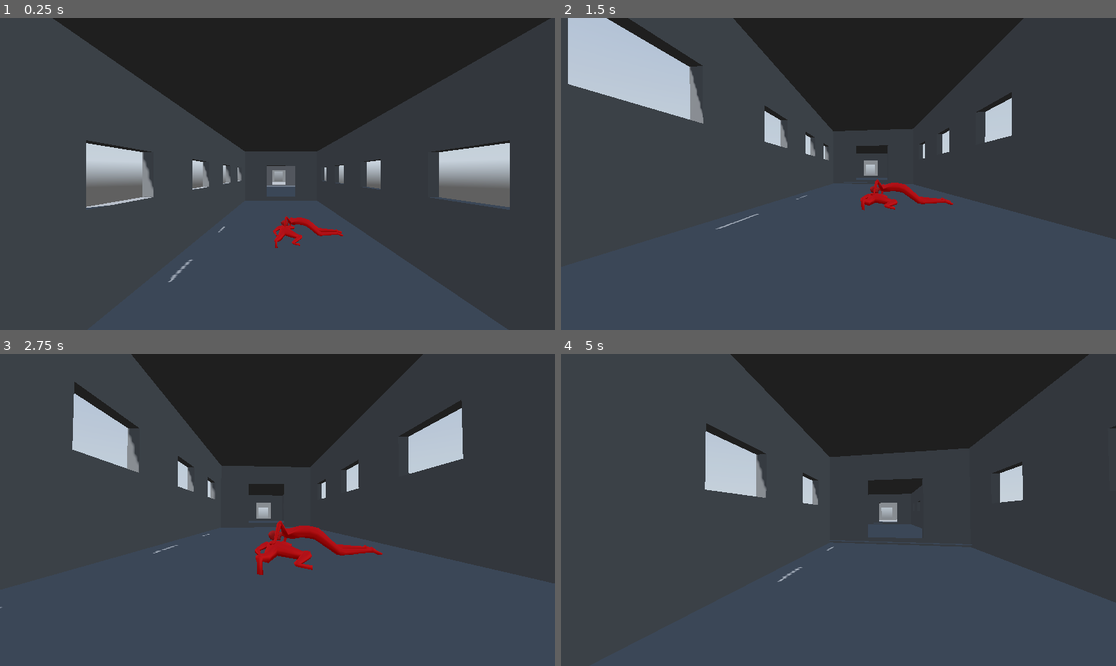
Above: before the commit, frames 1-4 (two rows, left to right).
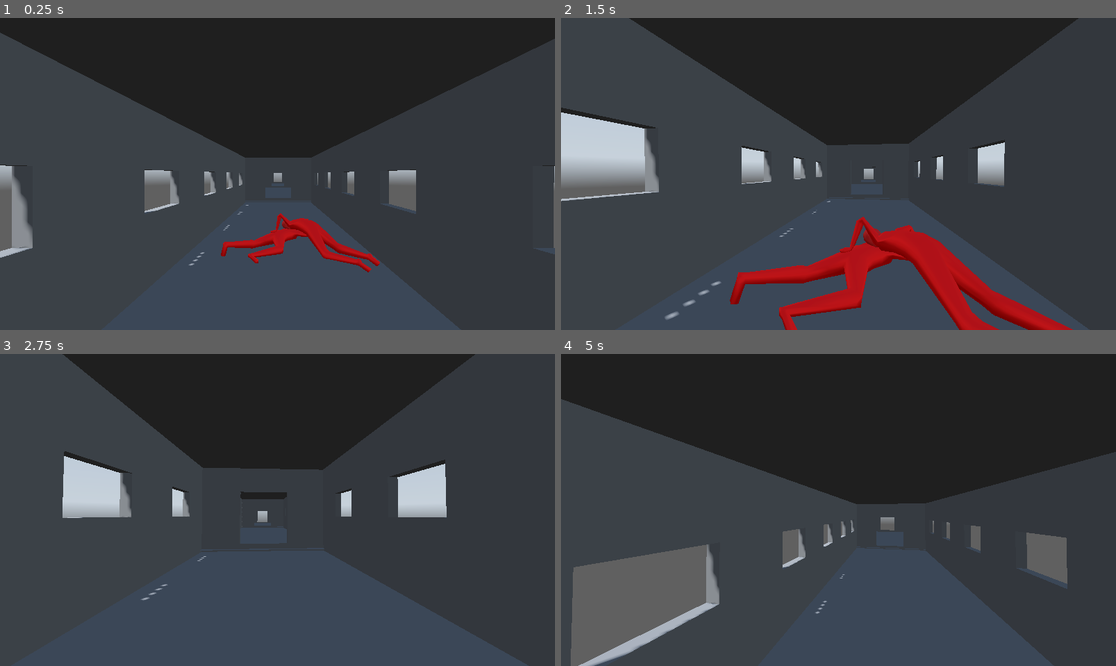
Above: after the commit, the same moments.

Repository: albinhasanaj/tjarra-angar
Game: Godot game, scene res://scenes/train_scene.tscn
Same seed, same stepped clock (60 frames per second), same inputs: the game is played once before the commit and once after it. A sky picture missing from this copy of the repository is replaced by a grey-blue gradient.
Inputs (mouse positions are in pixels of both pictures, inside the frame that each line leads up to):
- Up to frame 1 (0.25 s): no input
- Up to frame 2 (1.5 s): tap Enter (ui_accept) at 0.5, 0.77 s; move the mouse to (866, 174) at 0.52 s; hold Ctrl (crouch) 0.53-1.28 s; hold W (forward) from 0.53 s (still down); move the mouse to (810, 174) at 1.27 s; tap Shift (sprinting) at 1.35 s
- Up to frame 3 (2.75 s): keep holding W (forward); tap Enter (ui_accept) at 1.52 s; move the mouse to (288, 503) at 2.02 s; hold Ctrl (crouch) from 2.03 s (still down)
- Up to frame 4 (5 s): keep holding W (forward); move the mouse to (832, 516) at 2.77 s; release Ctrl (crouch) at 2.78 s; tap Shift (sprinting) at 2.85, 4.35 s; tap Enter (ui_accept) at 3.02, 3.77, 4.52 s; move the mouse to (877, 513) at 3.52 s; hold Ctrl (crouch) 3.53-4.28 s; move the mouse to (794, 506) at 4.27 s

The runs differ from the first frame. In frame 1, 17% of the frame differs, in the area x 0-100%, y 0-100%; in frame 2, 35%; in frame 3, 22%; in frame 4, 38%.

Commit message:
rescale train

Diff:
--- a/scenes/train_scene.tscn
+++ b/scenes/train_scene.tscn
@@ -18,20 +18,20 @@
 glow_enabled = true
 
 [sub_resource type="BoxShape3D" id="BoxShape3D_8npaa"]
-size = Vector3(14.1784, 9.63702, 8.09412)
+size = Vector3(14.1784, 9.63702, 7)
 
 [node name="TrainScene" type="Node3D"]
 
 [node name="Train" type="Node3D" parent="."]
 
 [node name="Coach" parent="Train" instance=ExtResource("1_5vigg")]
-transform = Transform3D(1, 0, 0, 0, 1, 0, 0, 0, 1, -0.0169559, 2.17172, 105)
+transform = Transform3D(0.4, 0, 0, 0, 0.4, 0, 0, 0, 0.4, -0.0169559, 2.17172, 105)
 
 [node name="Coach2" parent="Train" instance=ExtResource("1_5vigg")]
-transform = Transform3D(1, 0, 0, 0, 1, 0, 0, 0, 1, -0.0169559, 2.17172, 150.139)
+transform = Transform3D(0.4, 0, 0, 0, 0.4, 0, 0, 0, 0.4, -0.0223098, 2.21692, 123.178)
 
 [node name="Coach3" parent="Train" instance=ExtResource("1_5vigg")]
-transform = Transform3D(1, 0, 0, 0, 1, 0, 0, 0, 1, -0.0169559, 2.17172, 195.224)
+transform = Transform3D(0.4, 0, 0, 0, 0.4, 0, 0, 0, 0.4, -0.0169559, 2.17172, 141.272)
 
 [node name="env" type="Node3D" parent="."]
 
@@ -43,16 +43,16 @@
 shadow_enabled = true
 
 [node name="Player" parent="." instance=ExtResource("2_4jmxy")]
-transform = Transform3D(-1, 0.000205853, 0.000126467, 0.000205844, 1, -3.68717e-05, -0.000126482, -3.68198e-05, -1, 0.661354, 5.59674, 87.7308)
+transform = Transform3D(-1, 0.000205853, 0.000126467, 0.000205844, 1, -3.68717e-05, -0.000126482, -3.68198e-05, -1, 0.0423004, 2.98795, 96.5883)
 
 [node name="nafs_animation" parent="." instance=ExtResource("4_k4g62")]
-transform = Transform3D(1, 0, 0, 0, 1, 0, 0, 0, 1, 0, 1.92669, 101.84)
+transform = Transform3D(0.457018, 0, -0.38876, 0, 0.6, 0, 0.38876, 0, 0.457018, 1.22448, 2.24559, 101.84)
 
 [node name="ChangeScene" type="Area3D" parent="."]
-transform = Transform3D(1, 0, 0, 0, 1, 0, 0, 0, 1, 0, 2.29798, 214.942)
+transform = Transform3D(1, 0, 0, 0, 1, 0, 0, 0, 1, 0, 2.29798, 150.303)
 
 [node name="CollisionShape3D" type="CollisionShape3D" parent="ChangeScene"]
-transform = Transform3D(1, 0, 0, 0, 1, 0, 0, 0, 1, -0.0463738, 4.44241, -1.25902)
+transform = Transform3D(1, 0, 0, 0, 1, 0, 0, 0, 1, -0.0463738, 4.44241, -0.71196)
 shape = SubResource("BoxShape3D_8npaa")
 
 [connection signal="body_entered" from="ChangeScene" to="Player" method="_on_change_scene_body_entered"]
